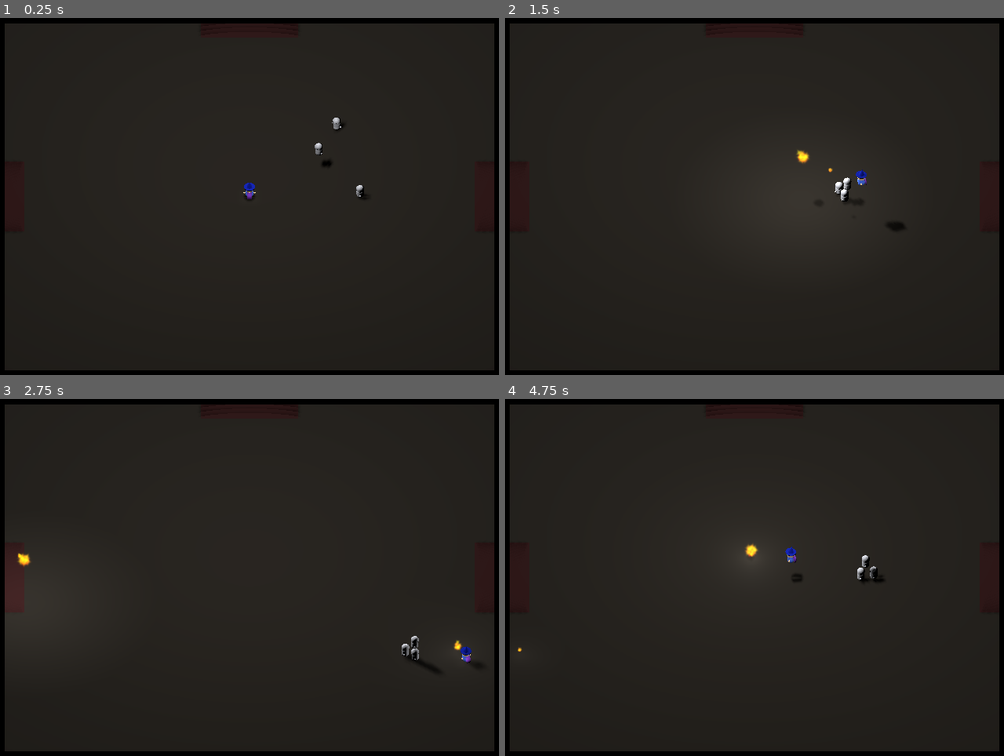
Above: before the commit, frames 1-4 (two rows, left to right).
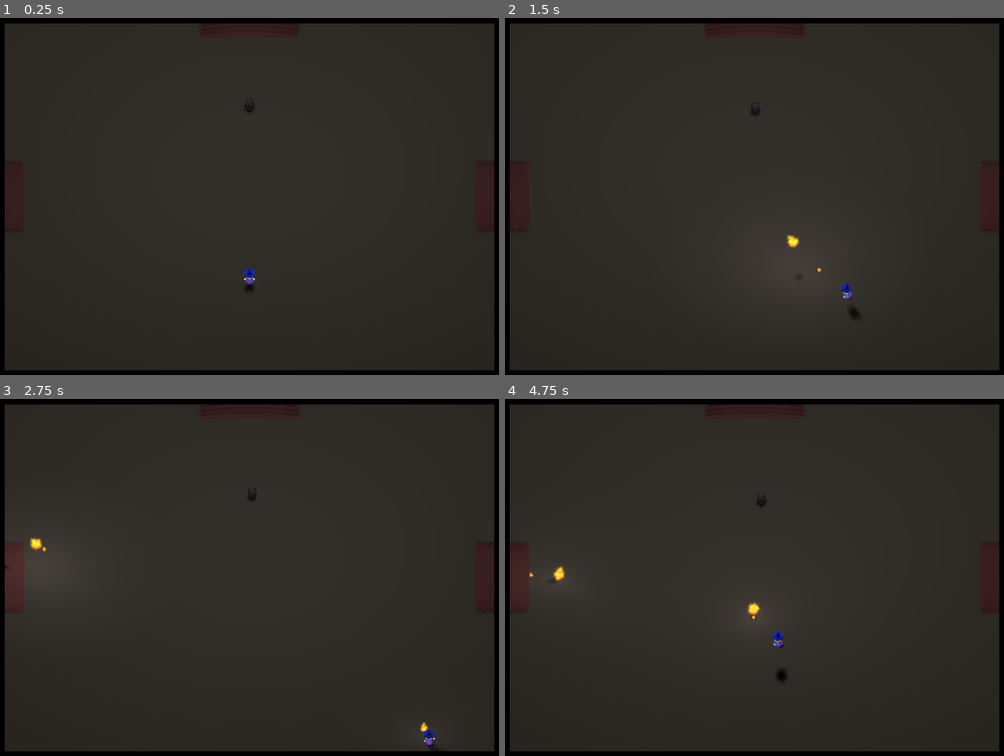
Above: after the commit, the same moments.

Repository: jaredbwasserman/game-jams
Game: Godot game, scene res://scenes/Main.tscn
Same seed, same stepped clock (60 frames per second), same inputs: the game is played once before the commit and once after it.
Inputs (mouse positions are in pixels of both pictures, inside the frame that each line leads up to):
- Up to frame 1 (0.25 s): no input
- Up to frame 2 (1.5 s): move the mouse to (894, 178) at 0.52 s; press the mouse at (894, 178) at 0.53 s; hold Right (move_right) 0.53-1.28 s; tap Space (jump) at 0.77 s; move the mouse to (629, 214) at 1.27 s; release the mouse at (629, 214) at 1.28 s; hold Down (move_back) from 1.28 s (still down); click (629, 214) at 1.35 s
- Up to frame 3 (2.75 s): tap Space (jump) at 1.52 s; move the mouse to (314, 495) at 2.02 s; release Down (move_back) at 2.03 s; press the mouse at (314, 495) at 2.03 s; hold Right (move_right) from 2.03 s (still down)
- Up to frame 4 (4.75 s): move the mouse to (724, 652) at 2.77 s; release Right (move_right) at 2.78 s; release the mouse at (724, 652) at 2.78 s; hold Up (move_forward) 2.78-3.53 s; click (724, 652) at 2.85 s; tap Space (jump) at 3.02, 3.77, 4.52 s; move the mouse to (944, 634) at 3.52 s; press the mouse at (944, 634) at 3.53 s; hold Left (move_left) from 3.53 s (still down); move the mouse to (564, 523) at 4.27 s; release the mouse at (564, 523) at 4.28 s; click (564, 523) at 4.35 s

The runs differ from the first frame. In frame 1, 0.4% of the frame differs, in the area x 48-74%, y 22-76%; in frame 2, 0.6%; in frame 3, 0.6%; in frame 4, 1.0%, in the area x 2-77%, y 26-79%.

Commit message:
Add Stats

Diff:
--- a/bgj-2022-03/project.godot
+++ b/bgj-2022-03/project.godot
@@ -8,9 +8,19 @@
 
 config_version=4
 
+_global_script_classes=[ {
+"base": "Node",
+"class": "Stats",
+"language": "GDScript",
+"path": "res://scripts/Stats.gd"
+} ]
+_global_script_class_icons={
+"Stats": ""
+}
+
 [application]
 
-config/name="bgj-2022-03"
+config/name="Fireball Castle"
 run/main_scene="res://scenes/Main.tscn"
 config/icon="res://icon.png"
 
--- a/bgj-2022-03/scenes/Fireball.tscn
+++ b/bgj-2022-03/scenes/Fireball.tscn
@@ -47,7 +47,7 @@
 [sub_resource type="QuadMesh" id=4]
 
 [sub_resource type="SphereShape" id=1]
-radius = 0.25
+radius = 0.5
 
 [node name="Fireball" type="KinematicBody"]
 collision_layer = 0
@@ -82,7 +82,7 @@
 light_energy = 0.5
 omni_range = 10.0
 
-[node name="CollisionShape" type="CollisionShape" parent="."]
+[node name="BallCollision" type="CollisionShape" parent="."]
 shape = SubResource( 1 )
 disabled = true
 
--- a/bgj-2022-03/scenes/Main.tscn
+++ b/bgj-2022-03/scenes/Main.tscn
@@ -23,19 +23,14 @@
 [node name="OmniLight" type="OmniLight" parent="RoomsRoot/RoomsManager/RoomsList/Room1"]
 transform = Transform( 1, 0, 0, 0, 1, 0, 0, 0, 1, 0, 50, 0 )
 include_in_bound = false
+light_energy = 1.5
 shadow_enabled = true
 omni_range = 100.0
 omni_attenuation = 0.025
 omni_shadow_mode = 0
 
 [node name="Mob1" parent="RoomsRoot/RoomsManager/RoomsList/Room1" instance=ExtResource( 6 )]
-transform = Transform( 1, 0, 0, 0, 1, 0, 0, 0, 1, 18.2621, 1.5, -20.0776 )
-
-[node name="Mob2" parent="RoomsRoot/RoomsManager/RoomsList/Room1" instance=ExtResource( 6 )]
-transform = Transform( 1, 0, 0, 0, 1, 0, 0, 0, 1, 14.862, 5, -9.094 )
-
-[node name="Mob3" parent="RoomsRoot/RoomsManager/RoomsList/Room1" instance=ExtResource( 6 )]
-transform = Transform( 1, 0, 0, 0, 1, 0, 0, 0, 1, 23.341, 1.5, 0 )
+transform = Transform( 1, 0, 0, 0, 1, 0, 0, 0, 1, 0, 1.5, -25 )
 
 [node name="Room5" parent="RoomsRoot/RoomsManager/RoomsList" instance=ExtResource( 4 )]
 transform = Transform( 1, 0, 0, 0, 1, 0, 0, 0, 1, 100, 0, -100 )
@@ -59,7 +54,7 @@
 south_open = false
 
 [node name="Player" parent="." instance=ExtResource( 1 )]
-transform = Transform( 1, 0, 0, 0, 1, 0, 0, 0, 1, 0, 1.5, 0 )
+transform = Transform( 1, 0, 0, 0, 1, 0, 0, 0, 1, 0, 1.5, 25 )
 collision_mask = 30
 spell_scene = ExtResource( 5 )
 
--- a/bgj-2022-03/scenes/Mob.tscn
+++ b/bgj-2022-03/scenes/Mob.tscn
@@ -1,32 +1,34 @@
-[gd_scene load_steps=11 format=2]
+[gd_scene load_steps=12 format=2]
 
 [ext_resource path="res://scripts/Mob.gd" type="Script" id=1]
+[ext_resource path="res://scenes/Stats.tscn" type="PackedScene" id=2]
 
 [sub_resource type="CapsuleMesh" id=1]
 
 [sub_resource type="SpatialMaterial" id=2]
-albedo_color = Color( 0.823529, 0.831373, 0.862745, 1 )
+albedo_color = Color( 0.121569, 0.12549, 0.137255, 1 )
 
 [sub_resource type="SphereMesh" id=3]
 radius = 0.3
 height = 0.6
 
 [sub_resource type="SpatialMaterial" id=4]
-albedo_color = Color( 0, 0, 0, 1 )
+albedo_color = Color( 0.858824, 0.141176, 0.141176, 1 )
 
 [sub_resource type="CapsuleMesh" id=5]
 
 [sub_resource type="SpatialMaterial" id=6]
-albedo_color = Color( 0.823529, 0.831373, 0.862745, 1 )
+albedo_color = Color( 0.121569, 0.12549, 0.137255, 1 )
 
 [sub_resource type="SphereMesh" id=7]
 
 [sub_resource type="SpatialMaterial" id=8]
-albedo_color = Color( 0.823529, 0.831373, 0.862745, 1 )
+albedo_color = Color( 0.121569, 0.12549, 0.137255, 1 )
 
 [sub_resource type="CapsuleShape" id=9]
+radius = 2.0
 
-[node name="Mob" type="KinematicBody"]
+[node name="Mob" type="KinematicBody" groups=["mob"]]
 collision_layer = 2
 collision_mask = 2
 axis_lock_motion_y = true
@@ -83,8 +85,13 @@
 transform = Transform( 1, 0, 0, 0, -4.37114e-08, -1, 0, 1, -4.37114e-08, 0, 0, 0 )
 shape = SubResource( 9 )
 
-[node name="Timer" type="Timer" parent="."]
+[node name="MoveTimer" type="Timer" parent="."]
 wait_time = 0.2
 autostart = true
 
-[connection signal="timeout" from="Timer" to="." method="_on_Timer_timeout"]
+[node name="AttTimer" type="Timer" parent="."]
+
+[node name="Stats" parent="." instance=ExtResource( 2 )]
+
+[connection signal="timeout" from="MoveTimer" to="." method="_on_MoveTimer_timeout"]
+[connection signal="timeout" from="AttTimer" to="." method="_on_AttTimer_timeout"]
--- a/bgj-2022-03/scenes/Player.tscn
+++ b/bgj-2022-03/scenes/Player.tscn
@@ -1,7 +1,8 @@
-[gd_scene load_steps=15 format=2]
+[gd_scene load_steps=16 format=2]
 
 [ext_resource path="res://assets/models/hat.obj" type="ArrayMesh" id=1]
 [ext_resource path="res://scripts/Player.gd" type="Script" id=2]
+[ext_resource path="res://scenes/Stats.tscn" type="PackedScene" id=3]
 
 [sub_resource type="BoxShape" id=2]
 extents = Vector3( 5, 5, 5 )
@@ -138,4 +139,6 @@
 portal_mode = 2
 include_in_bound = false
 
+[node name="Stats" parent="." instance=ExtResource( 3 )]
+
 [connection signal="area_entered" from="RoomDetector" to="." method="_on_Area_area_entered"]
--- /dev/null
+++ b/bgj-2022-03/scenes/Stats.tscn
@@ -0,0 +1,6 @@
+[gd_scene load_steps=2 format=2]
+
+[ext_resource path="res://scripts/Stats.gd" type="Script" id=1]
+
+[node name="Stats" type="Node"]
+script = ExtResource( 1 )
--- a/bgj-2022-03/scripts/Fireball.gd
+++ b/bgj-2022-03/scripts/Fireball.gd
@@ -28,6 +28,10 @@
 var velocity = Vector3.ZERO
 
 
+func _ready():
+	get_tree().set_debug_collisions_hint(false)
+
+
 func add_charge(spell_charge_amount):
 	spell_charge_raw += spell_charge_amount
 
@@ -47,7 +51,7 @@
 	$Spatial/Ball.set_scale(Vector3(spell_charge, spell_charge, spell_charge))
 	$Spatial/BallShadow.set_scale(Vector3(spell_charge, spell_charge, spell_charge))
 	$Spatial/BallParticles.set_scale(Vector3(spell_charge, spell_charge, spell_charge))
-	$CollisionShape.set_scale(Vector3(spell_charge, spell_charge, spell_charge))
+	$BallCollision.set_scale(Vector3(spell_charge, spell_charge, spell_charge))
 	$VisibilityNotifier.set_scale(Vector3(spell_charge, spell_charge, spell_charge))
 
 	# Light range
@@ -61,6 +65,9 @@
 	# Use global coordinates
 	set_as_toplevel(true)
 
+	# Enable collisions
+	$BallCollision.disabled = false
+
 	# Update velocity
 	var speed = clamp(
 		base_spell_speed - ((spell_charge - 1) * 0.05 * base_spell_speed),
@@ -70,9 +77,6 @@
 	velocity = Vector3.FORWARD * speed
 	velocity = velocity.rotated(Vector3.UP, new_rotation.y)
 
-	# Enable collisions
-	$CollisionShape.disabled = false
-
 
 func _physics_process(_delta):
 	move_and_slide(velocity)
@@ -80,6 +84,10 @@
 		var collision = get_slide_collision(index)
 		if collision:
 			queue_free()
+			if collision.collider.is_in_group("mob"):
+				collision.collider.find_node("Stats").take_damage(
+					pow(spell_charge, 2)
+				)
 
 
 func _on_VisibilityNotifier_camera_exited(camera):
--- a/bgj-2022-03/scripts/Mob.gd
+++ b/bgj-2022-03/scripts/Mob.gd
@@ -5,7 +5,13 @@
 export var max_speed = 35
 
 # Radius to start accelerating
-export var accel_radius = 60
+export var accel_radius = 40
+
+# Radius can attack
+export var att_radius = 3
+
+# Amount of damage per attack
+export var att_damage = 1
 
 # Navigation of Room
 onready var nav: Navigation = $"../Navigation"
@@ -13,11 +19,11 @@
 # Player
 onready var player: KinematicBody = $"/root/Main/Player"
 
-# RNG
-var rng = RandomNumberGenerator.new()
-
 # Speed
 var speed = min_speed
+
+# Able to attack (based on timer)
+var can_attack = true
 
 # Path
 var path = []
@@ -27,10 +33,26 @@
 
 
 func _ready():
-	rng.randomize()
+	get_tree().set_debug_collisions_hint(false)
+
+
+func dist_to_player():
+	var player_dir = player.global_transform.origin - global_transform.origin
+	return player_dir.length()
+
+
+func try_attack():
+	if can_attack and dist_to_player() <= att_radius:
+		player.find_node("Stats").take_damage(att_damage)
+		can_attack = false
+		$AttTimer.start()
 
 
 func _physics_process(delta):
+	# Try to attack
+	try_attack()
+
+	# Move
 	if current_node < path.size():
 		var path_dir: Vector3 = path[current_node] - global_transform.origin
 		path_dir.y = 0
@@ -43,19 +65,27 @@
 			pivot.rotation = Vector3(0, pivot.rotation.y, 0)
 
 			# Movement
-			var player_dir = player.global_transform.origin - global_transform.origin
 			speed = lerp(
-				min_speed,
+				speed,
 				max_speed,
-				clamp(1 - player_dir.length()/accel_radius, 0, 1)
+				clamp(1 - dist_to_player()/accel_radius, 0, 1)
 			)
 			move_and_slide(path_dir.normalized() * speed)
 
 
-func update_path(target_position):
-	path = nav.get_simple_path(global_transform.origin, target_position)
+func update_path():
+	path = nav.get_simple_path(
+		global_transform.origin,
+		player.global_transform.origin
+	)
 	current_node = 0
 
 
-func _on_Timer_timeout():
-	update_path(player.global_transform.origin)
+func _on_MoveTimer_timeout():
+	update_path()
+
+
+func _on_AttTimer_timeout():
+	print("reset att")
+	can_attack = true
+	$AttTimer.stop()
--- a/bgj-2022-03/scripts/Player.gd
+++ b/bgj-2022-03/scripts/Player.gd
@@ -4,7 +4,8 @@
 signal new_room_entered
 
 # How fast the player moves horizontally in meters per second
-export var speed = 14
+export var min_speed = 10
+export var max_speed = 32
 
 # The downward acceleration when in the air, in meters per second squared
 export var fall_acceleration = 75
@@ -65,6 +66,15 @@
 	if direction != Vector3.ZERO:
 		direction = direction.normalized()
 
+	# Move more slowly while charging spell
+	var speed = max_speed
+	if spell:
+		speed = clamp(
+			speed - 5 * spell.spell_charge,
+			min_speed,
+			max_speed
+		)
+
 	velocity.x = direction.x * speed
 	velocity.z = direction.z * speed
 	velocity.y -= fall_acceleration * delta
--- /dev/null
+++ b/bgj-2022-03/scripts/Stats.gd
@@ -0,0 +1,20 @@
+extends Node
+
+class_name Stats
+
+signal dead_signal
+
+# Max HP param
+export var max_hp = 10
+
+# Current HP
+var cur_hp = max_hp
+
+
+func take_damage(damage):
+	cur_hp -= damage
+
+	# print("Unit ", get_parent().get_name(), " take damage ", damage, " new hp ", cur_hp, " / ", max_hp )
+
+	if cur_hp <= 0:
+		emit_signal("dead_signal")
Not shown, changed: bgj-2022-03/README.md
